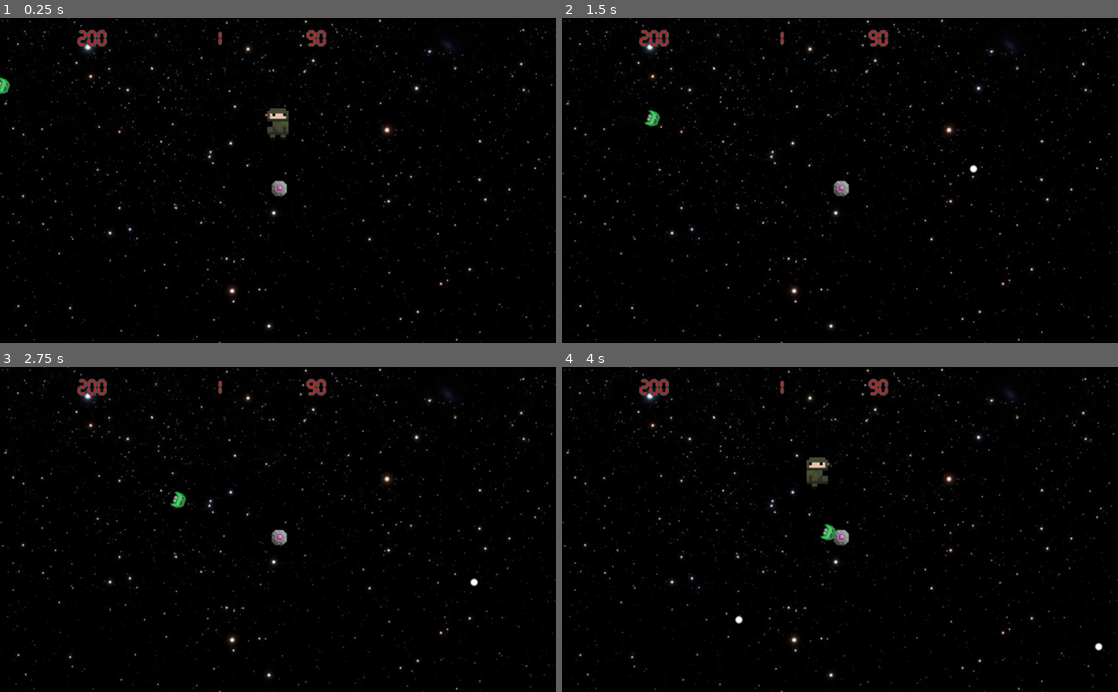
Above: before the commit, frames 1-4 (two rows, left to right).
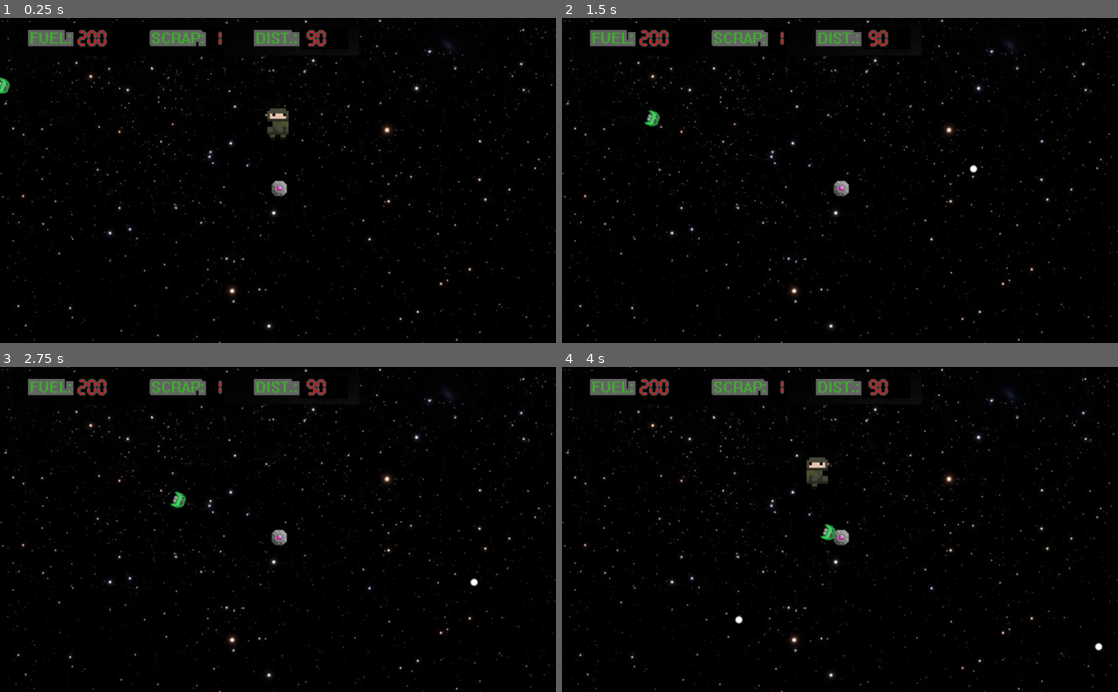
Above: after the commit, the same moments.

Repository: kdports/GodotWildJam
Game: Godot game, scene res://ShootingGame.tscn
Same seed, same stepped clock (60 frames per second), same inputs: the game is played once before the commit and once after it.
Inputs (mouse positions are in pixels of both pictures, inside the frame that each line leads up to):
- Up to frame 1 (0.25 s): no input
- Up to frame 2 (1.5 s): move the mouse to (962, 164) at 0.52 s; hold Right 0.53-1.28 s; hold Shift 0.53-1.28 s; click (962, 164) at 0.67 s; move the mouse to (728, 196) at 1.27 s; hold Down from 1.28 s (still down); tap Shift at 1.35 s
- Up to frame 3 (2.75 s): move the mouse to (333, 458) at 2.02 s; release Down at 2.03 s; hold Right from 2.03 s (still down); hold Shift from 2.03 s (still down)
- Up to frame 4 (4 s): move the mouse to (812, 594) at 2.77 s; release Right at 2.78 s; release Shift at 2.78 s; hold Up 2.78-3.53 s; tap Shift at 2.85 s; click (812, 594) at 2.92 s; move the mouse to (1006, 578) at 3.52 s; hold Left from 3.53 s (still down); hold Shift from 3.53 s (still down)

The runs differ from the first frame. In frame 1, 1.5% of the frame differs, in the area x 3-65%, y 1-12%; in frame 2, 1.5%; in frame 3, 1.5%; in frame 4, 1.5%.
Error in both runs: Invalid get index 'type' (on base: 'Area2D'). (res://enemy.gd:18)

Commit message:
fixed HUD, added scenes to build off of

Diff:
--- /dev/null
+++ b/Event.tscn
@@ -0,0 +1,14 @@
+[gd_scene load_steps=3 format=2]
+
+[ext_resource path="res://HUD.tscn" type="PackedScene" id=1]
+[ext_resource path="res://stars.jpg" type="Texture" id=2]
+
+[node name="Event" type="Node2D"]
+
+[node name="Sprite" type="Sprite" parent="."]
+texture = ExtResource( 2 )
+centered = false
+
+[node name="HUD" parent="." instance=ExtResource( 1 )]
+margin_right = 640.0
+margin_bottom = 59.0
--- a/HUD.tscn
+++ b/HUD.tscn
@@ -11,7 +11,6 @@
 font_data = ExtResource( 1 )
 
 [node name="HUD" type="MarginContainer"]
-light_mask = 7
 anchor_right = 1.0
 anchor_bottom = 1.0
 margin_right = -374.0
@@ -21,7 +20,7 @@
 "_edit_use_anchors_": false
 }
 
-[node name="TextureRect" type="NinePatchRect" parent="."]
+[node name="TextureRect" type="TextureRect" parent="."]
 margin_right = 650.0
 margin_bottom = 59.0
 texture = ExtResource( 2 )
--- /dev/null
+++ b/Planet Approach.tscn
@@ -0,0 +1,13 @@
+[gd_scene load_steps=3 format=2]
+
+[ext_resource path="res://stars.jpg" type="Texture" id=1]
+[ext_resource path="res://HUD.tscn" type="PackedScene" id=2]
+
+[node name="Planet Approach" type="Node2D"]
+
+[node name="Sprite" type="Sprite" parent="."]
+scale = Vector2( 1.6, 1.25 )
+texture = ExtResource( 1 )
+centered = false
+
+[node name="HUD" parent="." instance=ExtResource( 2 )]
